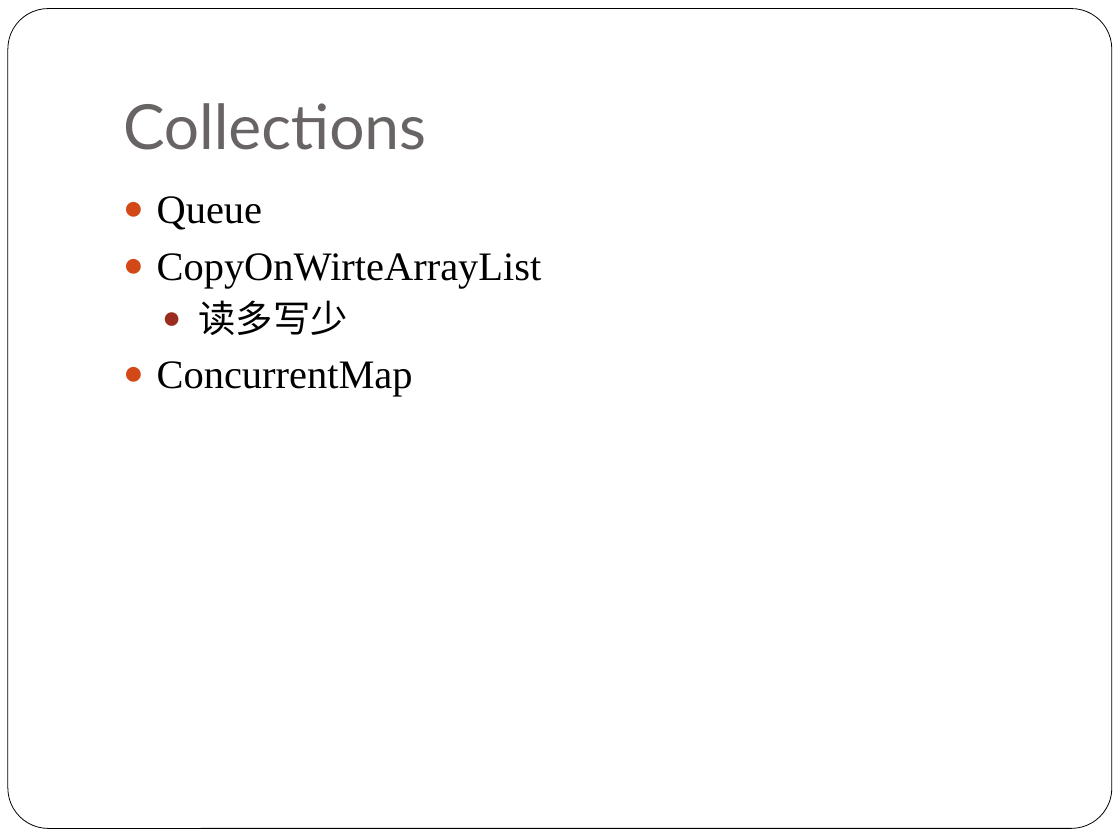
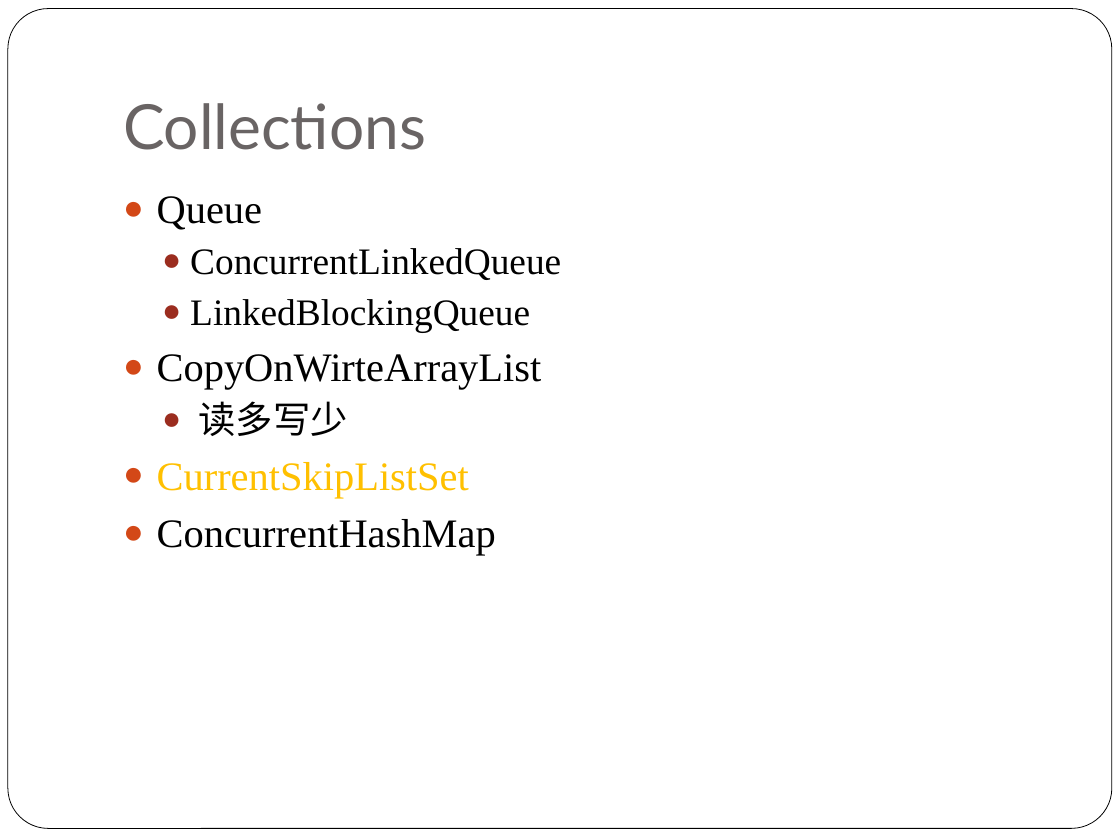
Before and after one commit to NickyQian/Practice, a slide deck: slide 18 of Document/Java Concurrency.pptx. Drawn at 1120x840 pixels with LibreOffice and Linux fonts; fonts in the diff are those of the drawing. Boxes give left, top, right and bottom in pixels: in the first picture for what was removed or moved away, otherwise in the second. Text is boxed around its words. In the diff, an @@ line names an element or a change of style, - is before the commit and + after.

```diff
--- a/Document/Java Concurrency.pptx
+++ b/Document/Java Concurrency.pptx
@@ text at bbox=[190, 248, 561, 332]: paragraphs added @@
+  ● ConcurrentLinkedQueue
+  ● LinkedBlockingQueue
@@ text at bbox=[157, 462, 496, 556]: text changed; text colour #000000 to #FFC000 @@
-● ConcurrentMap
+● CurrentSkipListSet
+● ConcurrentHashMap
```
Also in this commit, not shown: 1 other slide changed, 3 slides added, 1 slide removed.
